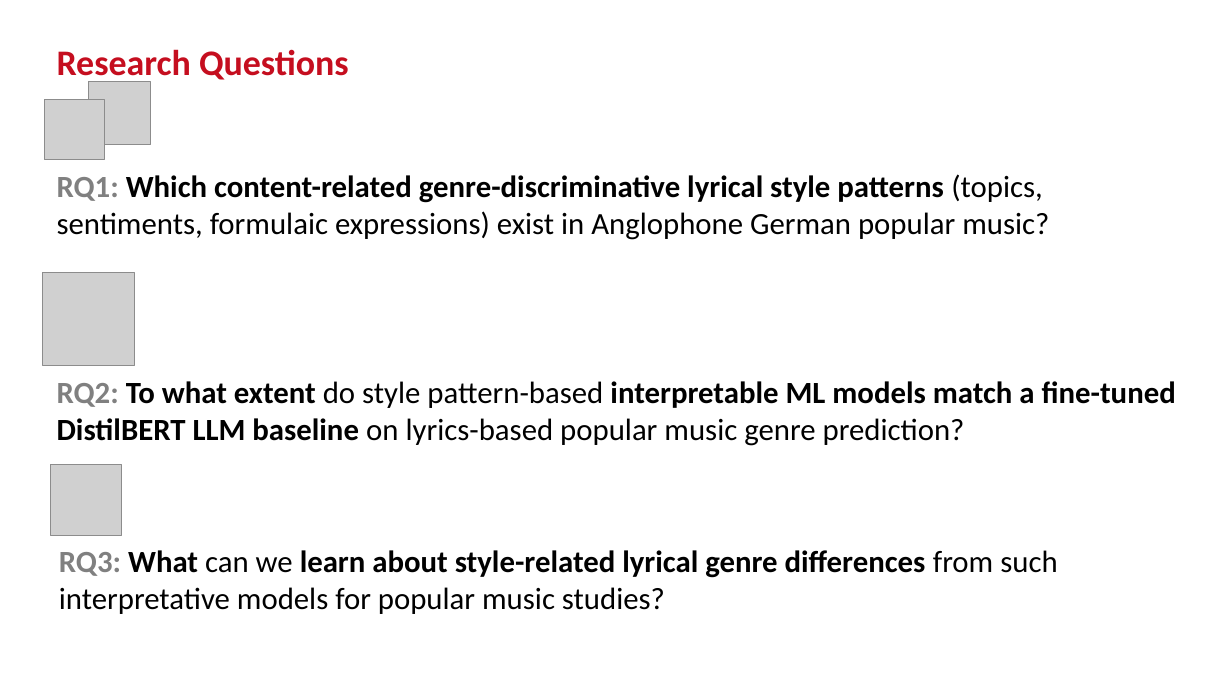
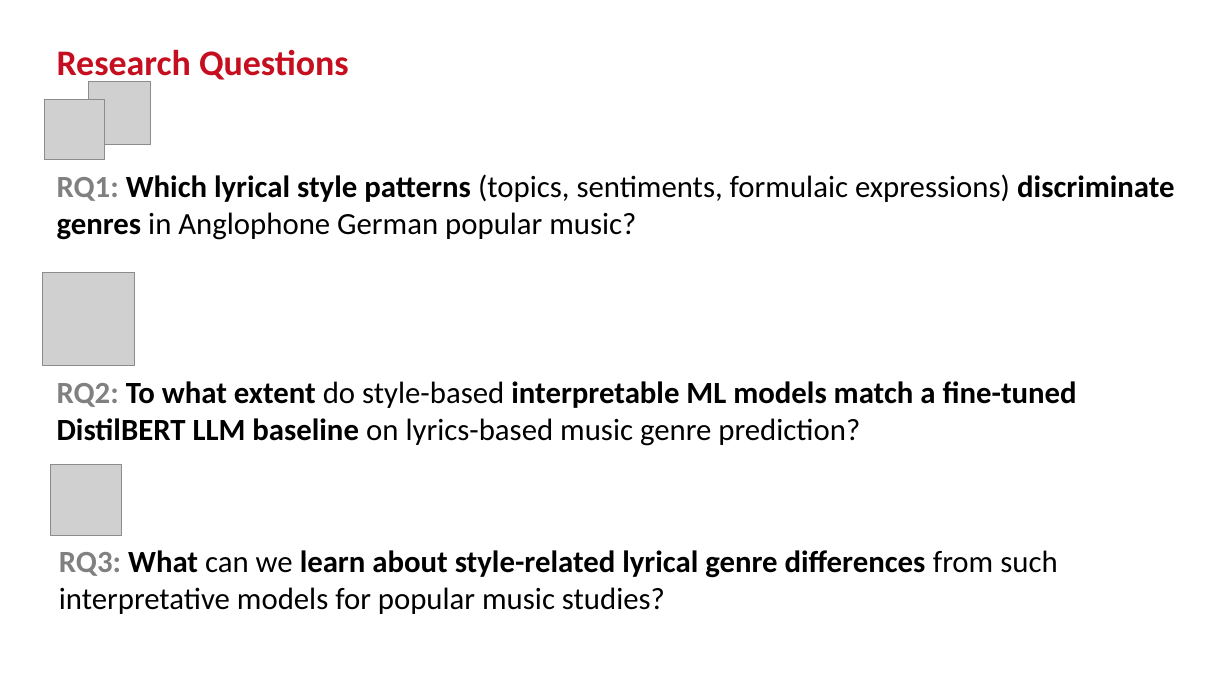
Before and after one commit to markusradke/LyricalPatterns, a slide deck: slide 6 of reports/current_presentation.pptx. Drawn at 1232x693 pixels with LibreOffice and Linux fonts; fonts in the diff are those of the drawing; grey boxes stand for pictures; background and template pictures are left out. Boxes give left, top, right and bottom in pixels: in the first picture for what was removed or moved away, otherwise in the second. Text is boxed around its words. In the diff, an @@ line names an element or a change of style, - is before the commit and + after.

```diff
--- a/reports/current_presentation.pptx
+++ b/reports/current_presentation.pptx
@@ text at bbox=[57, 174, 1175, 240]: text changed @@
-RQ1: Which content-related genre-discriminative lyrical style patterns (topics, sentiments, formulaic expressions) exist in Anglophone German popular music?
+RQ1: Which lyrical style patterns (topics, sentiments, formulaic expressions) discriminate genres in Anglophone German popular music?
@@ text at bbox=[57, 381, 1077, 446]: text changed @@
-RQ2: To what extent do style pattern-based interpretable ML models match a fine-tuned DistilBERT LLM baseline on lyrics-based popular music genre prediction?
+RQ2: To what extent do style-based interpretable ML models match a fine-tuned DistilBERT LLM baseline on lyrics-based music genre prediction?
```
Also in this commit, not shown: 3 other slides changed, 15 other files.
